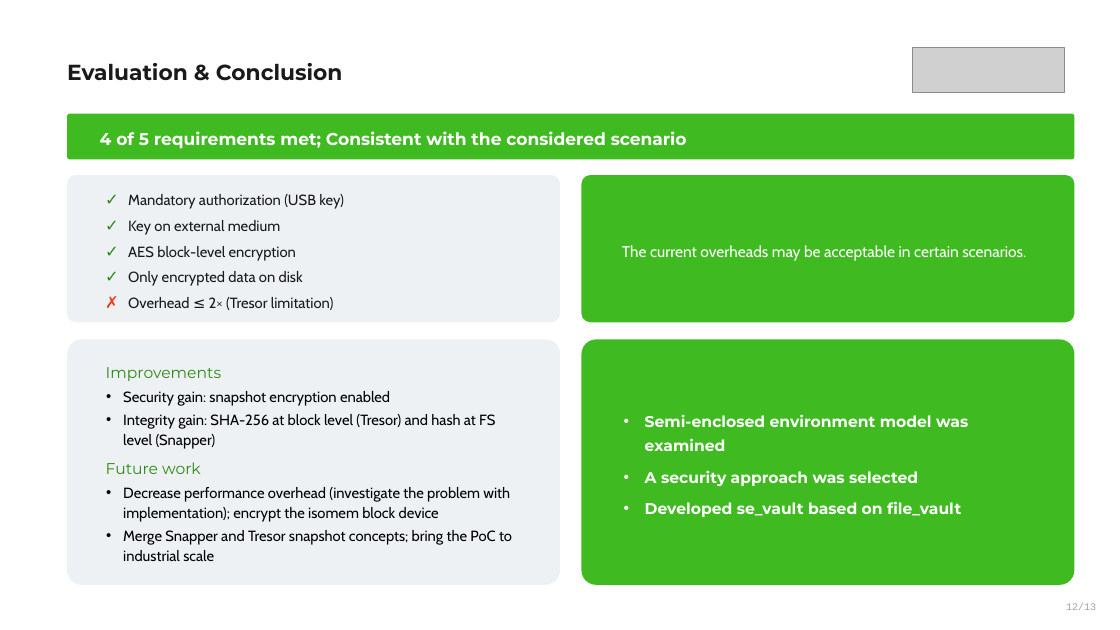
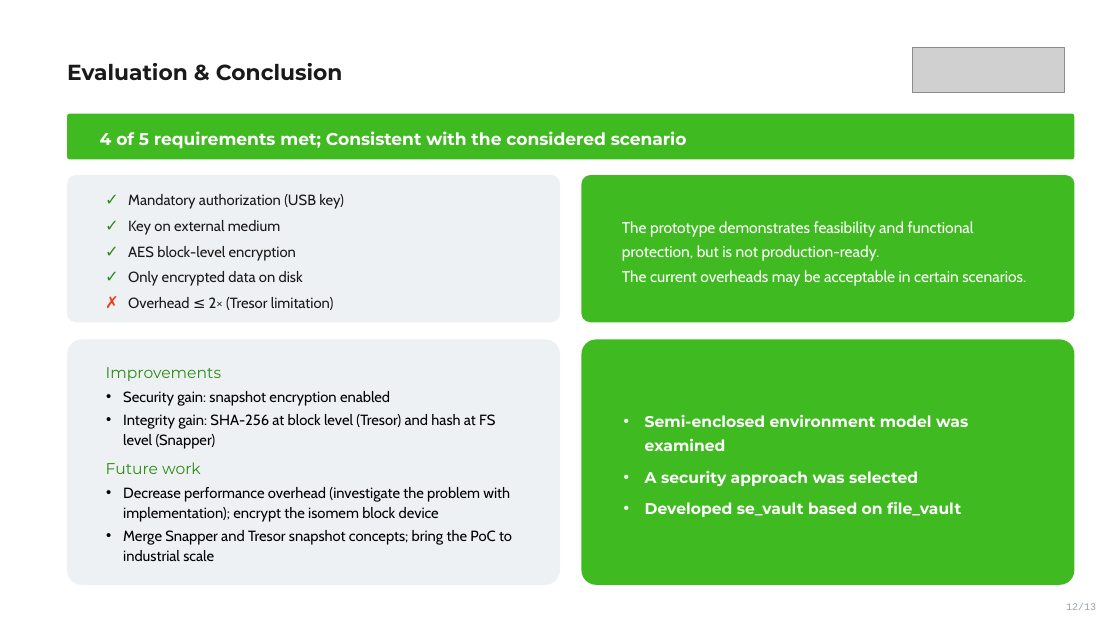
Before and after one commit to VoronM1522/Thesis_draft, a slide deck: slide 13 of presentation/slides_main.pptx (slide 12 before the commit). Drawn at 1120x630 pixels with LibreOffice and Linux fonts; fonts in the diff are those of the drawing; grey boxes stand for pictures. Boxes give left, top, right and bottom in pixels: in the first picture for what was removed or moved away, otherwise in the second. Text is boxed around its words. In the diff, an @@ line names an element or a change of style, - is before the commit and + after.

```diff
--- a/presentation/slides_main.pptx
+++ b/presentation/slides_main.pptx
@@ text in rounded rectangle at (x1=622, y1=221, x2=974, y2=261): paragraph added @@
+The prototype demonstrates feasibility and functional protection, but is not production-ready.
```
Also in this commit, not shown: 7 other slides changed, 1 slide added, 1 other file.
